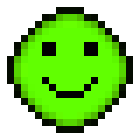
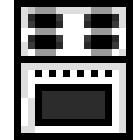
Layer changes from the first 140 x 140 image to the second:
hid "mood good" over [7, 7, 133, 133]
hid "mood bad" over [7, 7, 133, 133]
hid "mood neutral" over [7, 7, 133, 133]
showed "Kitchen", painted on it over [14, 0, 133, 140]
